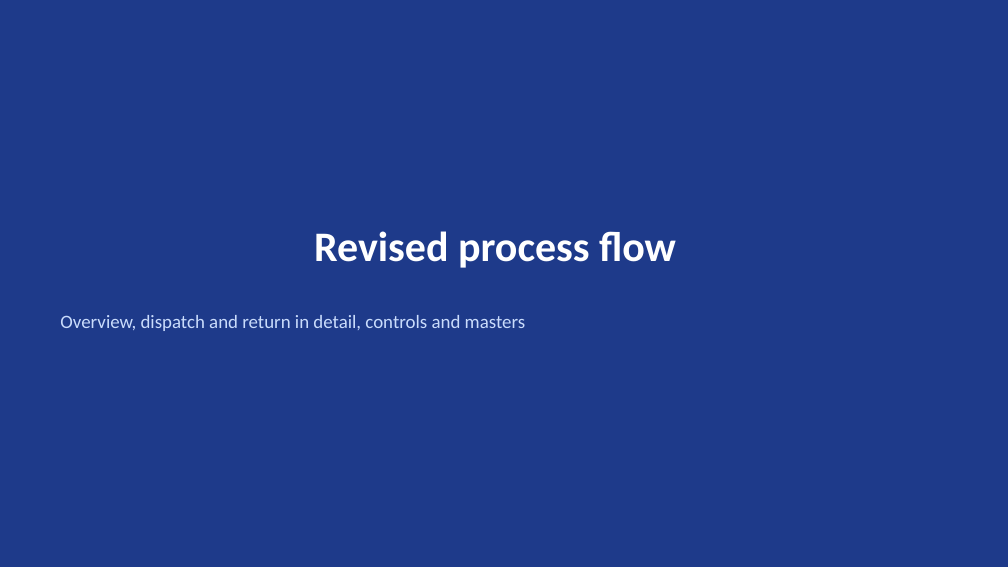
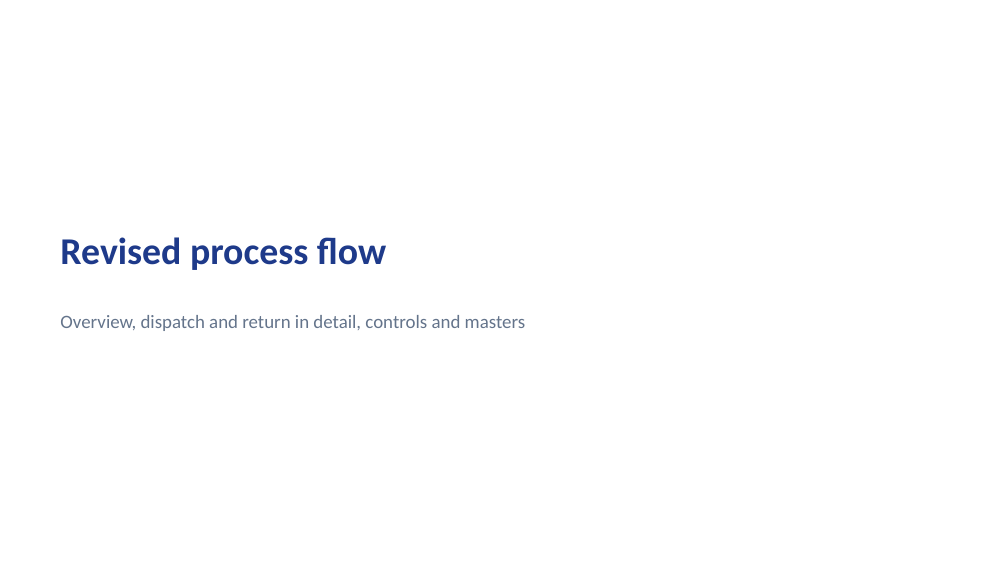
Before and after one commit to dhanaah/ais-assettrack, a slide deck: slide 4 of docs/AIS_AssetTrack_Management_Approval.pptx. Drawn at 1008x567 pixels with LibreOffice and Linux fonts; fonts in the diff are those of the drawing; background and template pictures are left out. Boxes give left, top, right and bottom in pixels: in the first picture for what was removed or moved away, otherwise in the second. Text is boxed around its words. In the diff, an @@ line names an element or a change of style, - is before the commit and + after.

```diff
--- a/docs/AIS_AssetTrack_Management_Approval.pptx
+++ b/docs/AIS_AssetTrack_Management_Approval.pptx
@@ background #1E3A8A to #FFFFFF @@
@@ title "Revised process flow": place and size @@
-title "Revised process flow" at bbox=[314, 231, 676, 268]
+title "Revised process flow" at bbox=[60, 237, 386, 270]
@@ title "Revised process flow" at bbox=[60, 237, 386, 270]: size 40 to 36 pt, text colour #FFFFFF to #1E3A8A; alignment centre to left @@
@@ text "Overview, dispatch and return in ..." at bbox=[60, 315, 525, 331]: text colour #CADCFC to #64748B @@
```
Also in this commit, not shown: 5 other slides changed, 3 slides added.
